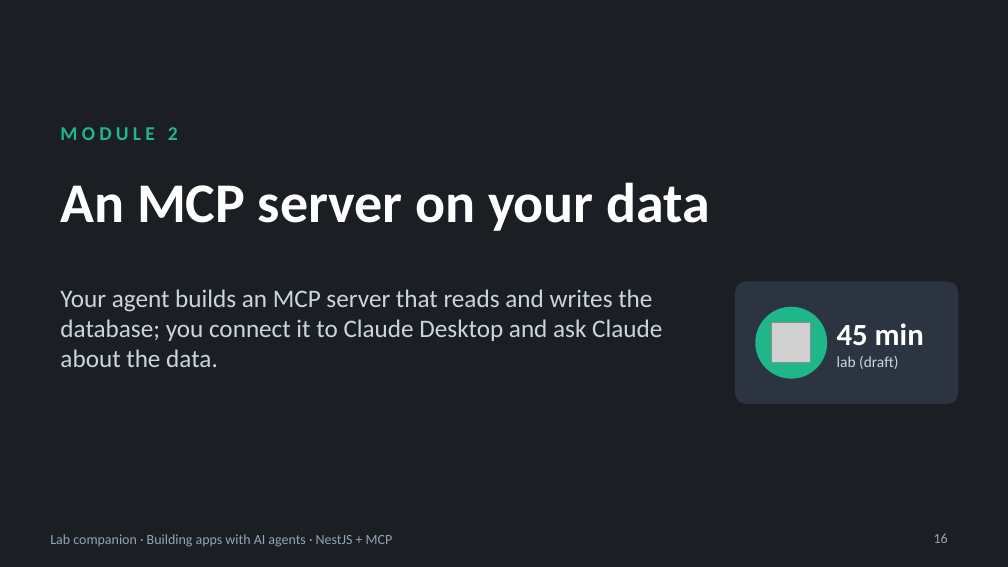
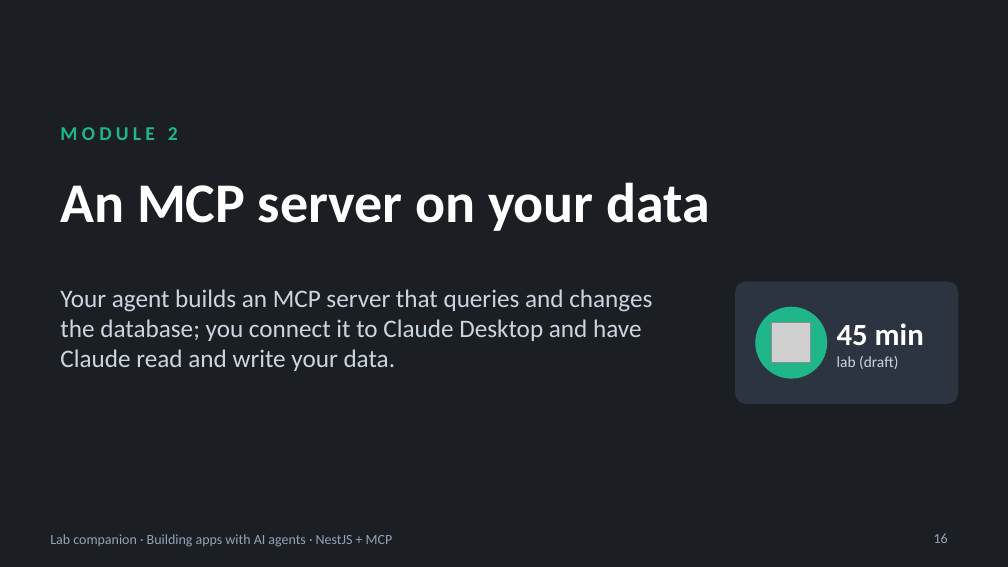
Before and after one commit to blazaga/ai-training-modules, a slide deck: slide 16 of docs/ai-agent-training/slides/lab-companion.pptx. Drawn at 1008x567 pixels with LibreOffice and Linux fonts; fonts in the diff are those of the drawing; grey boxes stand for pictures. Boxes give left, top, right and bottom in pixels: in the first picture for what was removed or moved away, otherwise in the second. Text is boxed around its words. In the diff, an @@ line names an element or a change of style, - is before the commit and + after.

```diff
--- a/docs/ai-agent-training/slides/lab-companion.pptx
+++ b/docs/ai-agent-training/slides/lab-companion.pptx
@@ text at [60, 289, 652, 371]: text changed @@
-Your agent builds an MCP server that reads and writes the database; you connect it to Claude Desktop and ask Claude about the data.
+Your agent builds an MCP server that queries and changes the database; you connect it to Claude Desktop and have Claude read and write your data.
```
Also in this commit, not shown: 15 other slides changed, 11 other files.
